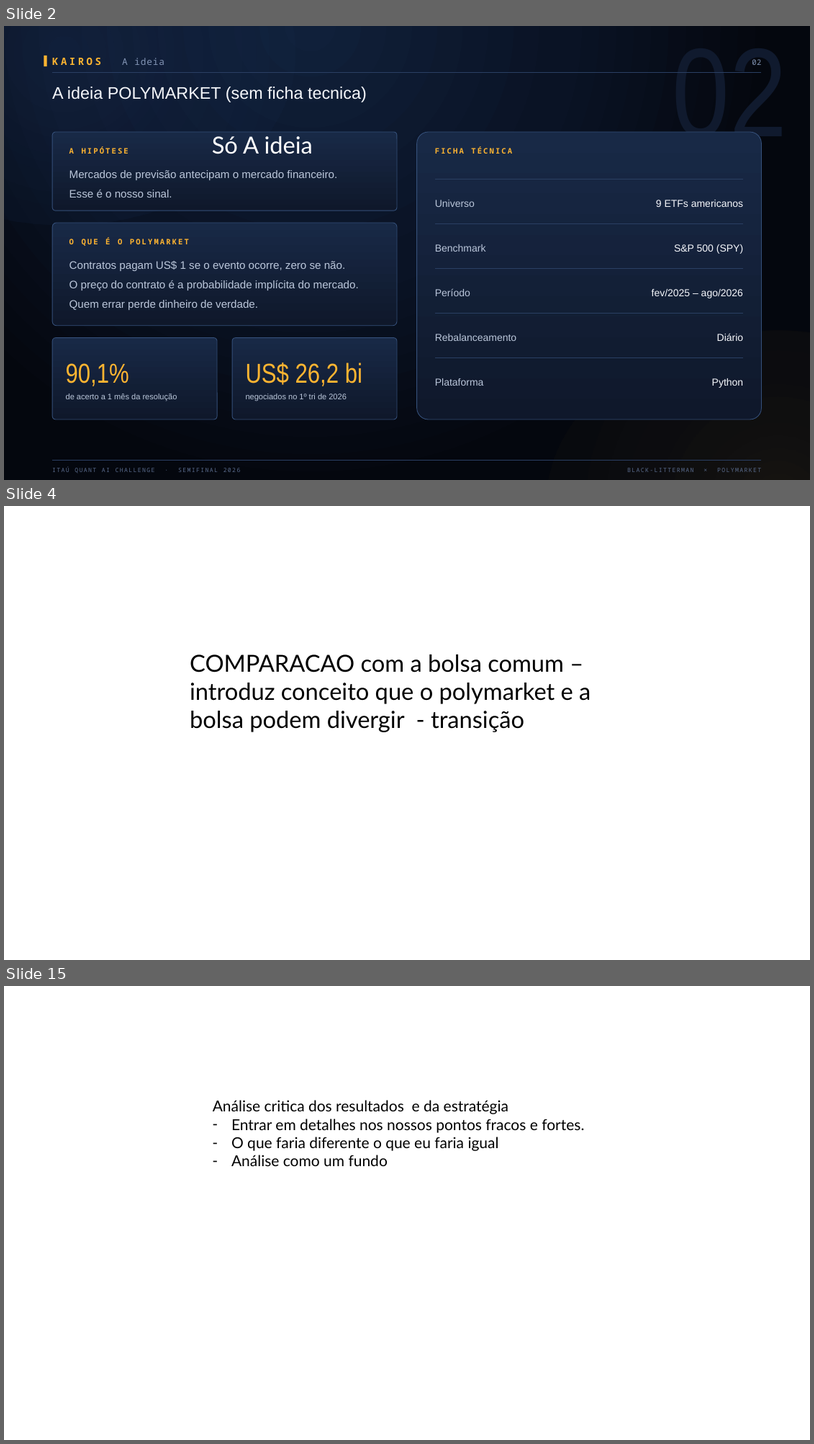
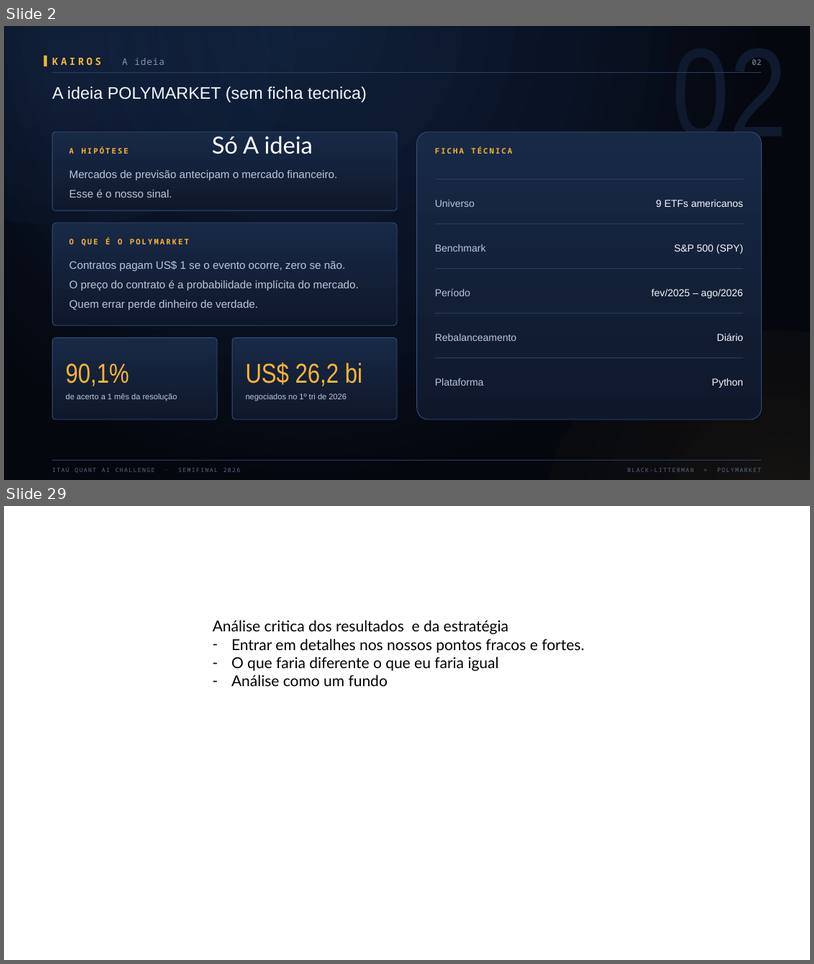
Before and after one commit to liahaller/Desafio-Quant-Itau, a slide deck: Final/fianl.pptx. Shown one above the other, each under a label of ours: slides 2, 4 and 15 before the commit, slides 2 and 29 after it; the slides between them are not shown. The pictures are 814x1444 and 814x964 pixels, drawn with LibreOffice and Linux fonts; fonts in the diff are those of the drawing. Boxes give left, top, right and bottom in pixels: in the first picture for what was removed or moved away, otherwise in the second. Text is boxed around its words. In the diff, an @@ line names an element or a change of style, - is before the commit and + after.

```diff
--- a/Final/fianl.pptx
+++ b/Final/fianl.pptx
@@ slide 4 removed at [4, 506, 810, 960], background #FFFFFF @@
@@ text removed at [190, 654, 591, 732] @@
-COMPARACAO com a bolsa comum – introduz conceito que o polymarket e a bolsa podem divergir - transição
@@ what was slide 15 is now slide 29 @@
```
Also in this commit, not shown: 4 slides changed, 23 slides added, 14 other slides removed.
